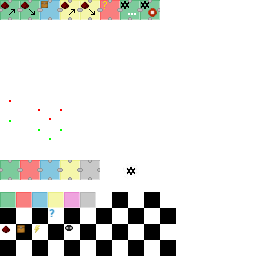
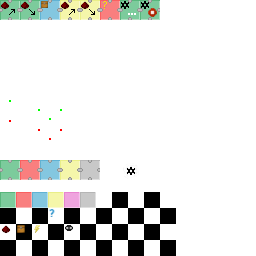
The second (256, 256) image is a revision of the first. Changes to its layers:
painted on "icons.png" over bbox(9, 100, 62, 140)
